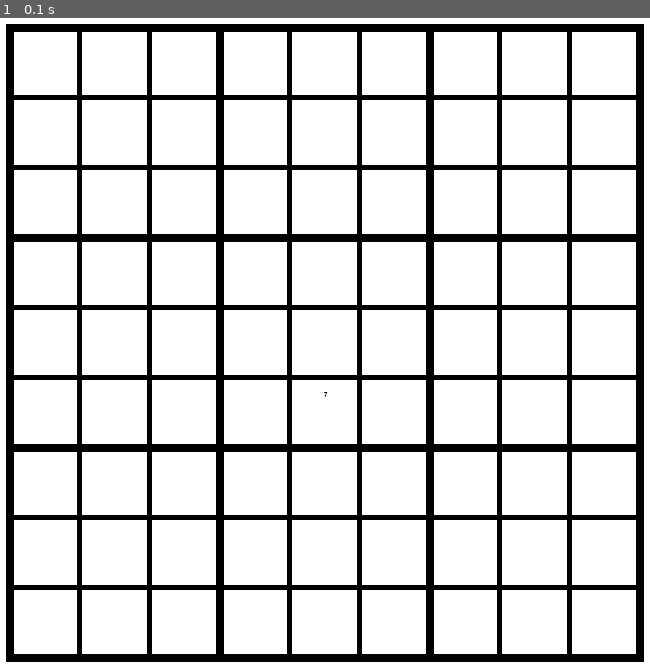
Above: before the commit, frame 1.
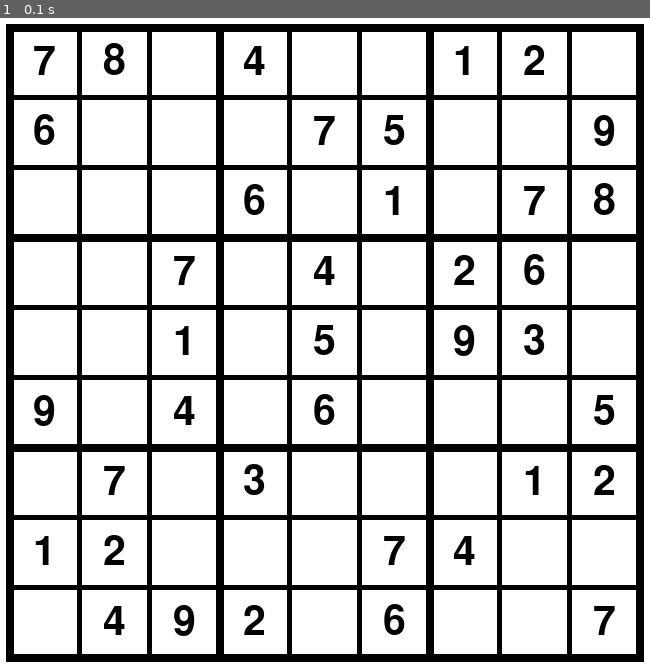
Above: after the commit, the same moment.

Repository: Rocky-Zhenxiang-Fang/Sudoku-Solver
Game: pygame game, started from GUI.py
Same seed, same stepped clock (60 frames per second), same inputs: the game is played once before the commit and once after it.
Inputs:
- Up to frame 1 (0.1 s): no input

The runs differ from the first frame. In frame 1, 3.1% of the frame differs, in the area x 5-95%, y 3-96%.

Commit message:
Able to draw all numbers on grid

Diff:
--- a/GUI.py
+++ b/GUI.py
@@ -12,16 +12,15 @@
 
 
 def draw_sudoku(sc, sudo: SudokuGUI):
-    font = pygame.font.Font(None, 10)
-    for r in range(1):
-        for c in range(1):
+    font = pygame.font.Font(None, 60)
+    for r in range(9):
+        for c in range(9):
             if sudo.origin[r][c] == 0:
                 continue
-            print(str(sudo.origin[r][c]))
             num = font.render(str(sudo.origin[r][c]), True, BLACK)
-            sc.blit(num, (WINDOW_WIDTH // 2, WINDOW_HEIGHT // 2))
-            # sc.blit(num, (50 + BOX_LENGTH * (r + 1) // 2 - num.get_width(),
-            #               (50 + BOX_LENGTH * (r + 1) // 2 - num.get_height())))
+            num_rect = num.get_rect()
+            num_rect.center = (50 + BOX_LENGTH * (c + 0.5), BOX_LENGTH * (r + 0.5) + 70)
+            sc.blit(num, num_rect)
 
 def main(board):
     pygame.init()
@@ -31,10 +30,6 @@
     # Create canvas
     bg = pygame.Surface(screen.get_size()).convert()
     bg.fill(WHITE)
-
-    # # Draw Boundary
-    # pygame.draw.line(bg, BLACK, (0, 70), (WINDOW_WIDTH, 70), LINE_THICK)
-    # pygame.draw.line(bg, BLACK, (0, WINDOW_HEIGHT - 70), (WINDOW_WIDTH, WINDOW_HEIGHT - 70), LINE_THICK)
 
     # Draw Grid
     w = 0
